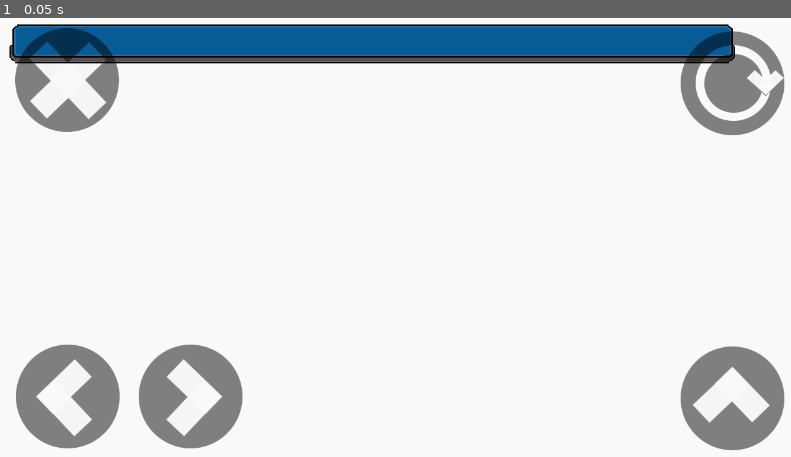
Above: before the commit, frame 1.
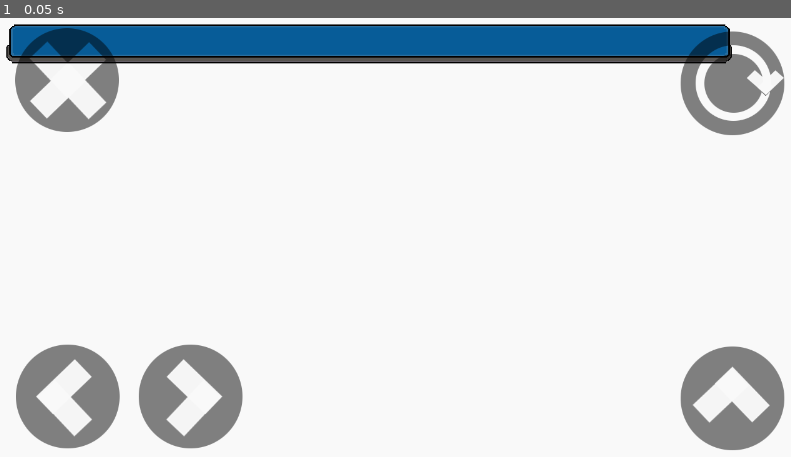
Above: after the commit, the same moment.

Repository: meburns/midas
Game: Godot game, scene res://src/buttons/LevelButton.tscn
The game is run twice, just before and just after one commit, with the same random seed, the same clock (stepped at 60 frames per second) and the same inputs. This scene is started directly instead of the project's main scene.
Inputs:
- Up to frame 1 (0.05 s): no input

The runs differ from the first frame. In frame 1, 0.1% of the frame differs, in the area x 0-93%, y 1-11%.

Commit message:
Tweak level button sprite position

Diff:
--- a/src/buttons/LevelButton.tscn
+++ b/src/buttons/LevelButton.tscn
@@ -40,7 +40,7 @@
 }
 
 [node name="AnimatedSprite" type="AnimatedSprite" parent="."]
-position = Vector2( 595.5, 46.5 )
+position = Vector2( 590.5, 46.5 )
 scale = Vector2( 0.93, 0.93 )
 frames = SubResource( 4 )
 animation = "press"
